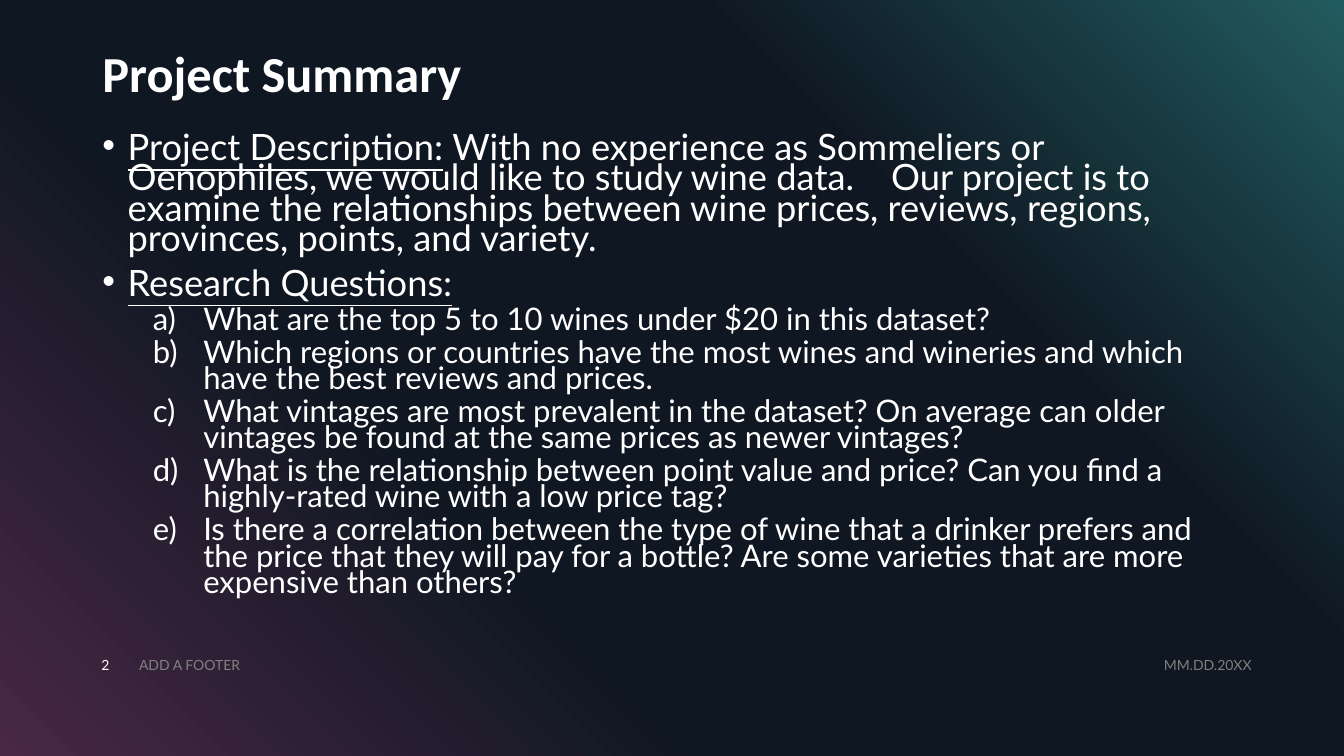
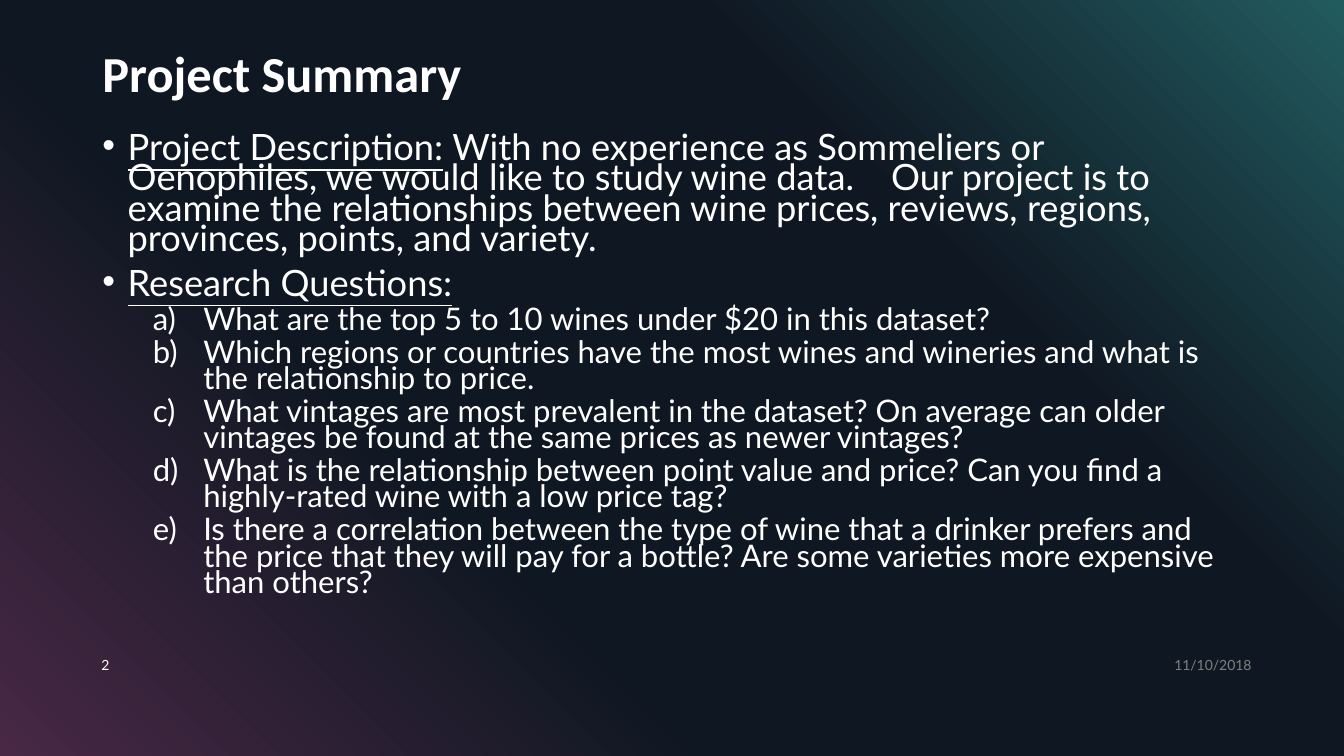
Before and after one commit to madengr00/PourTaste, a slide deck: slide 2 of Output/pourtaste_3.pptx. Drawn at 1344x756 pixels with LibreOffice and Linux fonts; fonts in the diff are those of the drawing. Boxes give left, top, right and bottom in pixels: in the first picture for what was removed or moved away, otherwise in the second. Text is boxed around its words. In the diff, an @@ line names an element or a change of style, - is before the commit and + after.

```diff
--- a/Output/pourtaste_3.pptx
+++ b/Output/pourtaste_3.pptx
@@ text at <box>203,340,1199,395</box>: text changed @@
-  b) Which regions or countries have the most wines and wineries and which have the best reviews and prices.
+  b) Which regions or countries have the most wines and wineries and what is the relationship to price.
@@ text at <box>203,517,1214,594</box>: text changed @@
-  e) Is there a correlation between the type of wine that a drinker prefers and the price that they will pay for a bottle? Are some varieties that are more expensive than others?
+  e) Is there a correlation between the type of wine that a drinker prefers and the price that they will pay for a bottle? Are some varieties more expensive than others?
@@ text removed at <box>139,660,240,670</box> @@
-ADD A FOOTER
@@ text at <box>1174,660,1251,671</box>: text changed @@
-MM.DD.20XX
+11/10/2018
```
Also in this commit, not shown: 17 other slides changed, 2 slides added, 1 slide removed, 2 other files.
